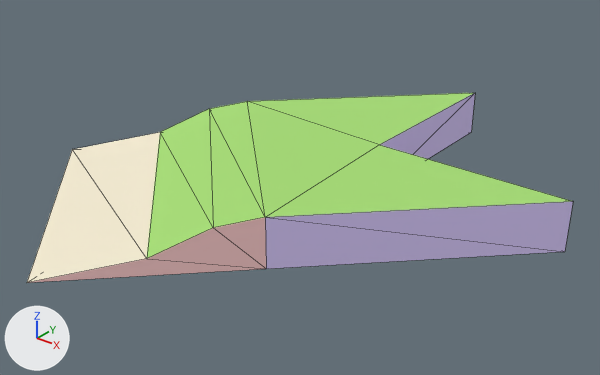
What one commit did to the glTF model atoms/Path_Terrain_45_Degrees_Straight_2x2.glb.
Before and after are seen from a camera (50 mm lens) standing at (258.0, -274.0, 187.0) and looking at (24.0, 19.0, 5.0). The lights are fixed; the arrows at lower left show +X, +Y and +Z. The first picture is the older version. Mesh edges are drawn as thin lines. Where no turn or scale is listed for an object, it has been applied to the vertices. Vertices at exactly the same position are counted once.

Names of what the first picture shows: 'Path_Terrain_45_Degrees_Straight_2x2'.
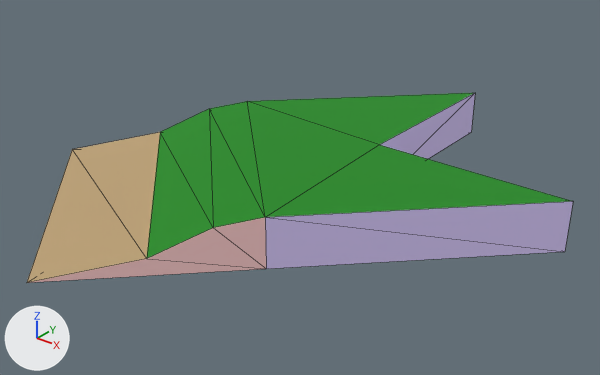
Changed parts and their boxes [x1, y1, x2, y2] in the pictures (600 x 375 px):
'Path_Terrain_45_Degrees_Straight_2x2', surface changed (darker): [27, 93, 573, 283] in both
part 1 of me_object11_005, surface changed (darker): [27, 93, 570, 283] in both

What the commit changed:
Picture 'colormap' (img_colormap) is new.
In material 'Grass' (mat_grass), base_color is no longer (0.388, 0.729, 0.18), green #a7de76.
In material 'Grass' (mat_grass), texture is now set to img_colormap.
In material 'Dirt' (mat_dirt), base_color is no longer (0.918, 0.843, 0.651), pale yellow #f6edd3.
In material 'Dirt' (mat_dirt), texture is now set to img_colormap.
me_object11_005 has 16 vertices, 28 faces and spans x -115.0..150.0, y -115.0..150.0, z 0.0..25.0.
me_object11_005 is used by ob_path_terrain_45_degrees_straight_2x2; location (0.0, 0.0, 0.0).
me_object11_005 part 1: texture (UV) coordinates of 9 of 28 faces, centred in x -58.0..85.0, y -70.0..85.0, z 3.0..25.0, changed; they spanned u 0.0..1.0, v 0.0..1.0 and now span u 0.28..0.91, v 0.75..1.0.
